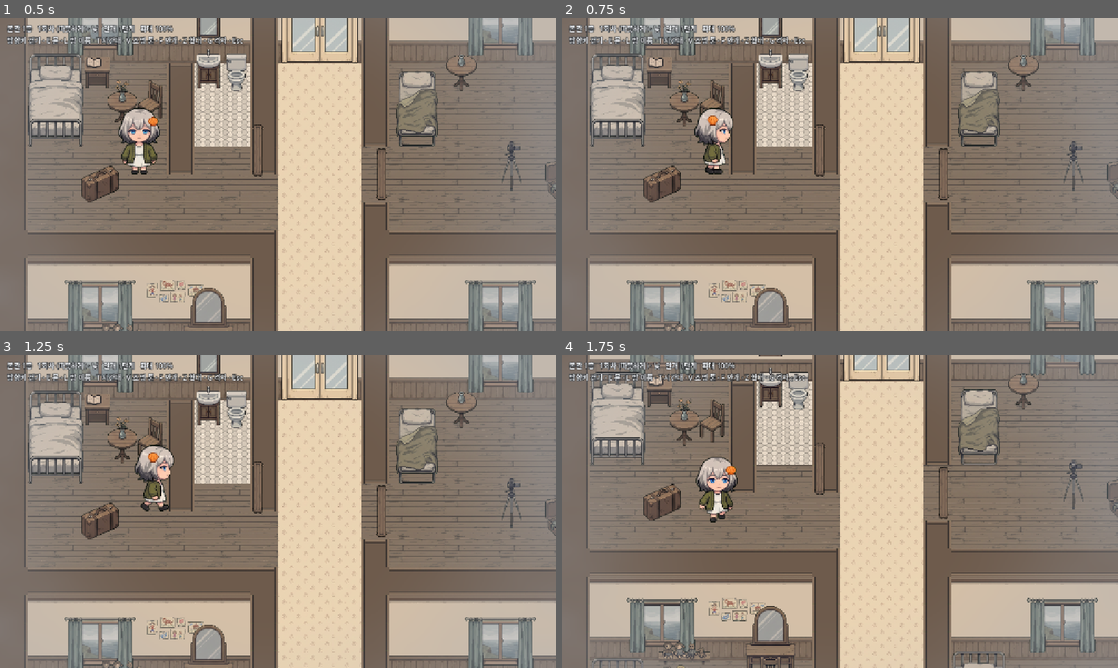
Above: before the commit, frames 1-4 (two rows, left to right).
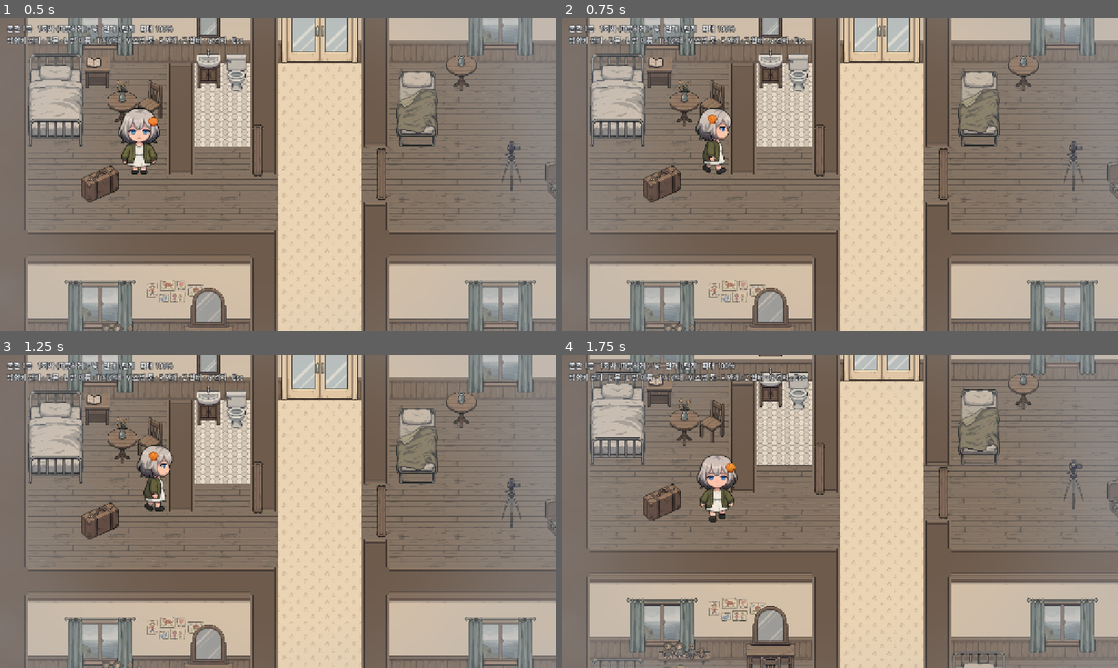
Above: after the commit, the same moments.

Repository: doublejac/7-Garden
Game: Godot game, scene res://scenes/maps/int_main.tscn
Two runs of this game, one before a commit and one after it. Both use one fixed random seed, a clock stepped at 60 frames per second and the inputs below. This scene is started directly instead of the project's main scene.
Inputs (mouse positions are in pixels of both pictures, inside the frame that each line leads up to):
- Up to frame 1 (0.5 s): no input
- Up to frame 2 (0.75 s): tap Enter (ui_accept) at 0.5 s; move the mouse to (962, 158) at 0.52 s; hold Right (ui_right) from 0.53 s (still down); tap 1 at 0.6 s; click (962, 158) at 0.67 s
- Up to frame 3 (1.25 s): keep holding Right (ui_right); tap Enter (ui_accept) at 0.77 s
- Up to frame 4 (1.75 s): move the mouse to (728, 527) at 1.27 s; release Right (ui_right) at 1.28 s; hold Down (ui_down) from 1.28 s (still down); tap 2 at 1.35 s; tap Enter (ui_accept) at 1.52 s

Frame 1 is identical in both runs. In frame 2, 0.6% of the frame differs, in the area x 23-31%, y 28-50%; in frame 3, 0.6%; in frame 4, 0.7%, in the area x 24-32%, y 32-54%.

Commit message:
서하 걷기를 8프레임으로 교체 (초당 10장)
- 새 걷기 시트 seoha_walk8.jpg: 정면·뒷모습·옆모습 각 8칸, 걸음 한 주기
- 정면 4·8번 칸은 눈 감은 그림이라 앞 칸 반복으로 대체 (걸을 때 깜빡임 과다 방지)
- 크기는 같은 방향 정지 동작 기준으로 맞춤

Co-Authored-By: Claude Opus 5.5 <noreply@anthropic.com>
Claude-Session: https://claude.ai/code/session_01MBgVgKbFxkEXND4zuEcjdV

Diff:
--- a/assets/art/characters/seoha/frames.json
+++ b/assets/art/characters/seoha/frames.json
@@ -1,14 +1,14 @@
 {
   "cell": [
     108,
-    159
+    160
   ],
   "animations": {
     "idle": {
       "frames": 8,
       "cell": [
         108,
-        159
+        160
       ],
       "fps": 3,
       "loop": true
@@ -17,7 +17,7 @@
       "frames": 4,
       "cell": [
         108,
-        159
+        160
       ],
       "fps": 3,
       "loop": true
@@ -26,7 +26,7 @@
       "frames": 8,
       "cell": [
         108,
-        159
+        160
       ],
       "fps": 3,
       "loop": true
@@ -35,52 +35,52 @@
       "frames": 8,
       "cell": [
         108,
-        159
+        160
       ],
       "fps": 3,
       "loop": true
     },
     "walk_down": {
-      "frames": 4,
+      "frames": 8,
       "cell": [
         108,
-        159
+        160
       ],
-      "fps": 6,
+      "fps": 10,
       "loop": true
     },
     "walk_up": {
-      "frames": 4,
+      "frames": 8,
       "cell": [
         108,
-        159
+        160
       ],
-      "fps": 6,
+      "fps": 10,
       "loop": true
     },
     "walk_right": {
-      "frames": 4,
+      "frames": 8,
       "cell": [
         108,
-        159
+        160
       ],
-      "fps": 6,
+      "fps": 10,
       "loop": true
     },
     "walk_left": {
-      "frames": 4,
+      "frames": 8,
       "cell": [
         108,
-        159
+        160
       ],
-      "fps": 6,
+      "fps": 10,
       "loop": true
     },
     "take_pill": {
       "frames": 4,
       "cell": [
         108,
-        159
+        160
       ],
       "fps": 2,
       "loop": false
@@ -89,7 +89,7 @@
       "frames": 4,
       "cell": [
         108,
-        159
+        160
       ],
       "fps": 2,
       "loop": false
@@ -98,7 +98,7 @@
       "frames": 4,
       "cell": [
         108,
-        159
+        160
       ],
       "fps": 4,
       "loop": false
@@ -107,7 +107,7 @@
       "frames": 6,
       "cell": [
         108,
-        159
+        160
       ],
       "fps": 3,
       "loop": true
@@ -116,7 +116,7 @@
       "frames": 6,
       "cell": [
         108,
-        159
+        160
       ],
       "fps": 3,
       "loop": true
@@ -125,7 +125,7 @@
       "frames": 6,
       "cell": [
         108,
-        159
+        160
       ],
       "fps": 3,
       "loop": true
--- a/assets/art/characters/seoha/seoha_frames.tres
+++ b/assets/art/characters/seoha/seoha_frames.tres
@@ -17,299 +17,363 @@
 
 [sub_resource type="AtlasTexture" id="AtlasTexture_qrhe1"]
 atlas = ExtResource("1_b8ofo")
-region = Rect2(0, 0, 108, 159)
+region = Rect2(0, 0, 108, 160)
 
 [sub_resource type="AtlasTexture" id="AtlasTexture_8nc5h"]
 atlas = ExtResource("1_b8ofo")
-region = Rect2(108, 0, 108, 159)
+region = Rect2(108, 0, 108, 160)
 
 [sub_resource type="AtlasTexture" id="AtlasTexture_f43j3"]
 atlas = ExtResource("1_b8ofo")
-region = Rect2(216, 0, 108, 159)
+region = Rect2(216, 0, 108, 160)
 
 [sub_resource type="AtlasTexture" id="AtlasTexture_1ctn6"]
 atlas = ExtResource("1_b8ofo")
-region = Rect2(324, 0, 108, 159)
+region = Rect2(324, 0, 108, 160)
 
 [sub_resource type="AtlasTexture" id="AtlasTexture_pjhv6"]
 atlas = ExtResource("1_b8ofo")
-region = Rect2(432, 0, 108, 159)
+region = Rect2(432, 0, 108, 160)
 
 [sub_resource type="AtlasTexture" id="AtlasTexture_x7uw0"]
 atlas = ExtResource("1_b8ofo")
-region = Rect2(540, 0, 108, 159)
+region = Rect2(540, 0, 108, 160)
 
 [sub_resource type="AtlasTexture" id="AtlasTexture_syiug"]
 atlas = ExtResource("2_0vwkc")
-region = Rect2(0, 0, 108, 159)
+region = Rect2(0, 0, 108, 160)
 
 [sub_resource type="AtlasTexture" id="AtlasTexture_1w6uh"]
 atlas = ExtResource("2_0vwkc")
-region = Rect2(108, 0, 108, 159)
+region = Rect2(108, 0, 108, 160)
 
 [sub_resource type="AtlasTexture" id="AtlasTexture_vyqxl"]
 atlas = ExtResource("2_0vwkc")
-region = Rect2(216, 0, 108, 159)
+region = Rect2(216, 0, 108, 160)
 
 [sub_resource type="AtlasTexture" id="AtlasTexture_8s7ui"]
 atlas = ExtResource("2_0vwkc")
-region = Rect2(324, 0, 108, 159)
+region = Rect2(324, 0, 108, 160)
 
 [sub_resource type="AtlasTexture" id="AtlasTexture_roj6p"]
 atlas = ExtResource("2_0vwkc")
-region = Rect2(432, 0, 108, 159)
+region = Rect2(432, 0, 108, 160)
 
 [sub_resource type="AtlasTexture" id="AtlasTexture_v1ets"]
 atlas = ExtResource("2_0vwkc")
-region = Rect2(540, 0, 108, 159)
+region = Rect2(540, 0, 108, 160)
 
 [sub_resource type="AtlasTexture" id="AtlasTexture_8plgb"]
 atlas = ExtResource("3_bxsaa")
-region = Rect2(0, 0, 108, 159)
+region = Rect2(0, 0, 108, 160)
 
 [sub_resource type="AtlasTexture" id="AtlasTexture_kdnnf"]
 atlas = ExtResource("3_bxsaa")
-region = Rect2(108, 0, 108, 159)
+region = Rect2(108, 0, 108, 160)
 
 [sub_resource type="AtlasTexture" id="AtlasTexture_2o1rr"]
 atlas = ExtResource("3_bxsaa")
-region = Rect2(216, 0, 108, 159)
+region = Rect2(216, 0, 108, 160)
 
 [sub_resource type="AtlasTexture" id="AtlasTexture_rcrcf"]
 atlas = ExtResource("3_bxsaa")
-region = Rect2(324, 0, 108, 159)
+region = Rect2(324, 0, 108, 160)
 
 [sub_resource type="AtlasTexture" id="AtlasTexture_nywew"]
 atlas = ExtResource("3_bxsaa")
-region = Rect2(432, 0, 108, 159)
+region = Rect2(432, 0, 108, 160)
 
 [sub_resource type="AtlasTexture" id="AtlasTexture_2hmoo"]
 atlas = ExtResource("3_bxsaa")
-region = Rect2(540, 0, 108, 159)
+region = Rect2(540, 0, 108, 160)
 
 [sub_resource type="AtlasTexture" id="AtlasTexture_kxjyp"]
 atlas = ExtResource("4_bobue")
-region = Rect2(0, 0, 108, 159)
+region = Rect2(0, 0, 108, 160)
 
 [sub_resource type="AtlasTexture" id="AtlasTexture_g06ac"]
 atlas = ExtResource("4_bobue")
-region = Rect2(108, 0, 108, 159)
+region = Rect2(108, 0, 108, 160)
 
 [sub_resource type="AtlasTexture" id="AtlasTexture_nqax4"]
 atlas = ExtResource("4_bobue")
-region = Rect2(216, 0, 108, 159)
+region = Rect2(216, 0, 108, 160)
 
 [sub_resource type="AtlasTexture" id="AtlasTexture_4dev5"]
 atlas = ExtResource("4_bobue")
-region = Rect2(324, 0, 108, 159)
+region = Rect2(324, 0, 108, 160)
 
 [sub_resource type="AtlasTexture" id="AtlasTexture_0o7kt"]
 atlas = ExtResource("5_lp3mf")
-region = Rect2(0, 0, 108, 159)
+region = Rect2(0, 0, 108, 160)
 
 [sub_resource type="AtlasTexture" id="AtlasTexture_s8s0s"]
 atlas = ExtResource("5_lp3mf")
-region = Rect2(108, 0, 108, 159)
+region = Rect2(108, 0, 108, 160)
 
 [sub_resource type="AtlasTexture" id="AtlasTexture_4acyn"]
 atlas = ExtResource("5_lp3mf")
-region = Rect2(216, 0, 108, 159)
+region = Rect2(216, 0, 108, 160)
 
 [sub_resource type="AtlasTexture" id="AtlasTexture_ebx31"]
 atlas = ExtResource("5_lp3mf")
-region = Rect2(324, 0, 108, 159)
+region = Rect2(324, 0, 108, 160)
 
 [sub_resource type="AtlasTexture" id="AtlasTexture_iudef"]
 atlas = ExtResource("5_lp3mf")
-region = Rect2(432, 0, 108, 159)
+region = Rect2(432, 0, 108, 160)
 
 [sub_resource type="AtlasTexture" id="AtlasTexture_t8qab"]
 atlas = ExtResource("5_lp3mf")
-region = Rect2(540, 0, 108, 159)
+region = Rect2(540, 0, 108, 160)
 
 [sub_resource type="AtlasTexture" id="AtlasTexture_t8re6"]
 atlas = ExtResource("5_lp3mf")
-region = Rect2(648, 0, 108, 159)
+region = Rect2(648, 0, 108, 160)
 
 [sub_resource type="AtlasTexture" id="AtlasTexture_55abl"]
 atlas = ExtResource("5_lp3mf")
-region = Rect2(756, 0, 108, 159)
+region = Rect2(756, 0, 108, 160)
 
 [sub_resource type="AtlasTexture" id="AtlasTexture_24l5q"]
 atlas = ExtResource("6_blamt")
-region = Rect2(0, 0, 108, 159)
+region = Rect2(0, 0, 108, 160)
 
 [sub_resource type="AtlasTexture" id="AtlasTexture_lxj6m"]
 atlas = ExtResource("6_blamt")
-region = Rect2(108, 0, 108, 159)
+region = Rect2(108, 0, 108, 160)
 
 [sub_resource type="AtlasTexture" id="AtlasTexture_o75gl"]
 atlas = ExtResource("6_blamt")
-region = Rect2(216, 0, 108, 159)
+region = Rect2(216, 0, 108, 160)
 
 [sub_resource type="AtlasTexture" id="AtlasTexture_dqqn2"]
 atlas = ExtResource("6_blamt")
-region = Rect2(324, 0, 108, 159)
+region = Rect2(324, 0, 108, 160)
 
 [sub_resource type="AtlasTexture" id="AtlasTexture_ox67l"]
 atlas = ExtResource("6_blamt")
-region = Rect2(432, 0, 108, 159)
+region = Rect2(432, 0, 108, 160)
 
 [sub_resource type="AtlasTexture" id="AtlasTexture_g8rep"]
 atlas = ExtResource("6_blamt")
-region = Rect2(540, 0, 108, 159)
+region = Rect2(540, 0, 108, 160)
 
 [sub_resource type="AtlasTexture" id="AtlasTexture_wq15x"]
 atlas = ExtResource("6_blamt")
-region = Rect2(648, 0, 108, 159)
+region = Rect2(648, 0, 108, 160)
 
 [sub_resource type="AtlasTexture" id="AtlasTexture_5e7bo"]
 atlas = ExtResource("6_blamt")
-region = Rect2(756, 0, 108, 159)
+region = Rect2(756, 0, 108, 160)
 
 [sub_resource type="AtlasTexture" id="AtlasTexture_vdtr2"]
 atlas = ExtResource("7_kdsel")
-region = Rect2(0, 0, 108, 159)
+region = Rect2(0, 0, 108, 160)
 
 [sub_resource type="AtlasTexture" id="AtlasTexture_6jsvv"]
 atlas = ExtResource("7_kdsel")
-region = Rect2(108, 0, 108, 159)
+region = Rect2(108, 0, 108, 160)
 
 [sub_resource type="AtlasTexture" id="AtlasTexture_6fj24"]
 atlas = ExtResource("7_kdsel")
-region = Rect2(216, 0, 108, 159)
+region = Rect2(216, 0, 108, 160)
 
 [sub_resource type="AtlasTexture" id="AtlasTexture_inhj0"]
 atlas = ExtResource("7_kdsel")
-region = Rect2(324, 0, 108, 159)
+region = Rect2(324, 0, 108, 160)
 
 [sub_resource type="AtlasTexture" id="AtlasTexture_by5l8"]
 atlas = ExtResource("7_kdsel")
-region = Rect2(432, 0, 108, 159)
+region = Rect2(432, 0, 108, 160)
 
 [sub_resource type="AtlasTexture" id="AtlasTexture_aebto"]
 atlas = ExtResource("7_kdsel")
-region = Rect2(540, 0, 108, 159)
+region = Rect2(540, 0, 108, 160)
 
 [sub_resource type="AtlasTexture" id="AtlasTexture_jkuqe"]
 atlas = ExtResource("7_kdsel")
-region = Rect2(648, 0, 108, 159)
+region = Rect2(648, 0, 108, 160)
 
 [sub_resource type="AtlasTexture" id="AtlasTexture_k7637"]
 atlas = ExtResource("7_kdsel")
-region = Rect2(756, 0, 108, 159)
+region = Rect2(756, 0, 108, 160)
 
 [sub_resource type="AtlasTexture" id="AtlasTexture_rwa0e"]
 atlas = ExtResource("8_q00i1")
-region = Rect2(0, 0, 108, 159)
+region = Rect2(0, 0, 108, 160)
 
 [sub_resource type="AtlasTexture" id="AtlasTexture_leo5k"]
 atlas = ExtResource("8_q00i1")
-region = Rect2(108, 0, 108, 159)
+region = Rect2(108, 0, 108, 160)
 
 [sub_resource type="AtlasTexture" id="AtlasTexture_uie31"]
 atlas = ExtResource("8_q00i1")
-region = Rect2(216, 0, 108, 159)
+region = Rect2(216, 0, 108, 160)
 
 [sub_resource type="AtlasTexture" id="AtlasTexture_2clj3"]
 atlas = ExtResource("8_q00i1")
-region = Rect2(324, 0, 108, 159)
+region = Rect2(324, 0, 108, 160)
 
 [sub_resource type="AtlasTexture" id="AtlasTexture_ni6ol"]
 atlas = ExtResource("9_8n5ts")
-region = Rect2(0, 0, 108, 159)
+region = Rect2(0, 0, 108, 160)
 
 [sub_resource type="AtlasTexture" id="AtlasTexture_hfnqg"]
 atlas = ExtResource("9_8n5ts")
-region = Rect2(108, 0, 108, 159)
+region = Rect2(108, 0, 108, 160)
 
 [sub_resource type="AtlasTexture" id="AtlasTexture_3rg7t"]
 atlas = ExtResource("9_8n5ts")
-region = Rect2(216, 0, 108, 159)
+region = Rect2(216, 0, 108, 160)
 
 [sub_resource type="AtlasTexture" id="AtlasTexture_o2j00"]
 atlas = ExtResource("9_8n5ts")
-region = Rect2(324, 0, 108, 159)
+region = Rect2(324, 0, 108, 160)
 
 [sub_resource type="AtlasTexture" id="AtlasTexture_wkimq"]
 atlas = ExtResource("10_top4t")
-region = Rect2(0, 0, 108, 159)
+region = Rect2(0, 0, 108, 160)
 
 [sub_resource type="AtlasTexture" id="AtlasTexture_rgr7x"]
 atlas = ExtResource("10_top4t")
-region = Rect2(108, 0, 108, 159)
+region = Rect2(108, 0, 108, 160)
 
 [sub_resource type="AtlasTexture" id="AtlasTexture_3m5h6"]
 atlas = ExtResource("10_top4t")
-region = Rect2(216, 0, 108, 159)
+region = Rect2(216, 0, 108, 160)
 
 [sub_resource type="AtlasTexture" id="AtlasTexture_n1pt0"]
 atlas = ExtResource("10_top4t")
-region = Rect2(324, 0, 108, 159)
+region = Rect2(324, 0, 108, 160)
 
 [sub_resource type="AtlasTexture" id="AtlasTexture_h326s"]
 atlas = ExtResource("11_q2p2l")
-region = Rect2(0, 0, 108, 159)
+region = Rect2(0, 0, 108, 160)
 
 [sub_resource type="AtlasTexture" id="AtlasTexture_0ol2u"]
 atlas = ExtResource("11_q2p2l")
-region = Rect2(108, 0, 108, 159)
+region = Rect2(108, 0, 108, 160)
 
 [sub_resource type="AtlasTexture" id="AtlasTexture_vatdd"]
 atlas = ExtResource("11_q2p2l")
-region = Rect2(216, 0, 108, 159)
+region = Rect2(216, 0, 108, 160)
 
 [sub_resource type="AtlasTexture" id="AtlasTexture_mmfyw"]
 atlas = ExtResource("11_q2p2l")
-region = Rect2(324, 0, 108, 159)
+region = Rect2(324, 0, 108, 160)
 
 [sub_resource type="AtlasTexture" id="AtlasTexture_vjeia"]
+atlas = ExtResource("11_q2p2l")
+region = Rect2(432, 0, 108, 160)
+
+[sub_resource type="AtlasTexture" id="AtlasTexture_txxc1"]
+atlas = ExtResource("11_q2p2l")
+region = Rect2(540, 0, 108, 160)
+
+[sub_resource type="AtlasTexture" id="AtlasTexture_08hc1"]
+atlas = ExtResource("11_q2p2l")
+region = Rect2(648, 0, 108, 160)
+
+[sub_resource type="AtlasTexture" id="AtlasTexture_rkwlc"]
+atlas = ExtResource("11_q2p2l")
+region = Rect2(756, 0, 108, 160)
+
+[sub_resource type="AtlasTexture" id="AtlasTexture_ktprn"]
 atlas = ExtResource("12_aide2")
-region = Rect2(0, 0, 108, 159)
-
-[sub_resource type="AtlasTexture" id="AtlasTexture_txxc1"]
+region = Rect2(0, 0, 108, 160)
+
+[sub_resource type="AtlasTexture" id="AtlasTexture_wtpyu"]
 atlas = ExtResource("12_aide2")
-region = Rect2(108, 0, 108, 159)
-
-[sub_resource type="AtlasTexture" id="AtlasTexture_08hc1"]
+region = Rect2(108, 0, 108, 160)
+
+[sub_resource type="AtlasTexture" id="AtlasTexture_0tlno"]
 atlas = ExtResource("12_aide2")
-region = Rect2(216, 0, 108, 159)
-
-[sub_resource type="AtlasTexture" id="AtlasTexture_rkwlc"]
+region = Rect2(216, 0, 108, 160)
+
+[sub_resource type="AtlasTexture" id="AtlasTexture_1gdox"]
 atlas = ExtResource("12_aide2")
-region = Rect2(324, 0, 108, 159)
-
-[sub_resource type="AtlasTexture" id="AtlasTexture_ktprn"]
+region = Rect2(324, 0, 108, 160)
+
+[sub_resource type="AtlasTexture" id="AtlasTexture_dbl3c"]
+atlas = ExtResource("12_aide2")
+region = Rect2(432, 0, 108, 160)
+
+[sub_resource type="AtlasTexture" id="AtlasTexture_ruhld"]
+atlas = ExtResource("12_aide2")
+region = Rect2(540, 0, 108, 160)
+
+[sub_resource type="AtlasTexture" id="AtlasTexture_eqqg7"]
+atlas = ExtResource("12_aide2")
+region = Rect2(648, 0, 108, 160)
+
+[sub_resource type="AtlasTexture" id="AtlasTexture_d1i70"]
+atlas = ExtResource("12_aide2")
+region = Rect2(756, 0, 108, 160)
+
+[sub_resource type="AtlasTexture" id="AtlasTexture_6u6fj"]
 atlas = ExtResource("13_iqsbm")
-region = Rect2(0, 0, 108, 159)
-
-[sub_resource type="AtlasTexture" id="AtlasTexture_wtpyu"]
+region = Rect2(0, 0, 108, 160)
+
+[sub_resource type="AtlasTexture" id="AtlasTexture_8xxqf"]
 atlas = ExtResource("13_iqsbm")
-region = Rect2(108, 0, 108, 159)
-
-[sub_resource type="AtlasTexture" id="AtlasTexture_0tlno"]
+region = Rect2(108, 0, 108, 160)
+
+[sub_resource type="AtlasTexture" id="AtlasTexture_w8u7g"]
 atlas = ExtResource("13_iqsbm")
-region = Rect2(216, 0, 108, 159)
-
-[sub_resource type="AtlasTexture" id="AtlasTexture_1gdox"]
+region = Rect2(216, 0, 108, 160)
+
+[sub_resource type="AtlasTexture" id="AtlasTexture_04ud2"]
 atlas = ExtResource("13_iqsbm")
-region = Rect2(324, 0, 108, 159)
-
-[sub_resource type="AtlasTexture" id="AtlasTexture_dbl3c"]
+region = Rect2(324, 0, 108, 160)
+
+[sub_resource type="AtlasTexture" id="AtlasTexture_hx2ar"]
+atlas = ExtResource("13_iqsbm")
+region = Rect2(432, 0, 108, 160)
+
+[sub_resource type="AtlasTexture" id="AtlasTexture_6ju6e"]
+atlas = ExtResource("13_iqsbm")
+region = Rect2(540, 0, 108, 160)
+
+[sub_resource type="AtlasTexture" id="AtlasTexture_cgdef"]
+atlas = ExtResource("13_iqsbm")
+region = Rect2(648, 0, 108, 160)
+
+[sub_resource type="AtlasTexture" id="AtlasTexture_qyfpe"]
+atlas = ExtResource("13_iqsbm")
+region = Rect2(756, 0, 108, 160)
+
+[sub_resource type="AtlasTexture" id="AtlasTexture_duois"]
 atlas = ExtResource("14_xdv6o")
-region = Rect2(0, 0, 108, 159)
-
-[sub_resource type="AtlasTexture" id="AtlasTexture_ruhld"]
+region = Rect2(0, 0, 108, 160)
+
+[sub_resource type="AtlasTexture" id="AtlasTexture_0spt8"]
 atlas = ExtResource("14_xdv6o")
-region = Rect2(108, 0, 108, 159)
-
-[sub_resource type="AtlasTexture" id="AtlasTexture_eqqg7"]
+region = Rect2(108, 0, 108, 160)
+
+[sub_resource type="AtlasTexture" id="AtlasTexture_fl0ij"]
 atlas = ExtResource("14_xdv6o")
-region = Rect2(216, 0, 108, 159)
-
-[sub_resource type="AtlasTexture" id="AtlasTexture_d1i70"]
+region = Rect2(216, 0, 108, 160)
+
+[sub_resource type="AtlasTexture" id="AtlasTexture_q3abd"]
 atlas = ExtResource("14_xdv6o")
-region = Rect2(324, 0, 108, 159)
+region = Rect2(324, 0, 108, 160)
+
+[sub_resource type="AtlasTexture" id="AtlasTexture_c1nul"]
+atlas = ExtResource("14_xdv6o")
+region = Rect2(432, 0, 108, 160)
+
+[sub_resource type="AtlasTexture" id="AtlasTexture_84xek"]
+atlas = ExtResource("14_xdv6o")
+region = Rect2(540, 0, 108, 160)
+
+[sub_resource type="AtlasTexture" id="AtlasTexture_j3twp"]
+atlas = ExtResource("14_xdv6o")
+region = Rect2(648, 0, 108, 160)
+
+[sub_resource type="AtlasTexture" id="AtlasTexture_itgsm"]
+atlas = ExtResource("14_xdv6o")
+region = Rect2(756, 0, 108, 160)
 
 [resource]
 animations = [{
@@ -549,59 +613,107 @@
 }, {
 "duration": 1.0,
 "texture": SubResource("AtlasTexture_mmfyw")
+}, {
+"duration": 1.0,
+"texture": SubResource("AtlasTexture_vjeia")
+}, {
+"duration": 1.0,
+"texture": SubResource("AtlasTexture_txxc1")
+}, {
+"duration": 1.0,
+"texture": SubResource("AtlasTexture_08hc1")
+}, {
+"duration": 1.0,
+"texture": SubResource("AtlasTexture_rkwlc")
 }],
 "loop": 1,
 "name": &"walk_down",
-"speed": 6.0
-}, {
-"frames": [{
-"duration": 1.0,
-"texture": SubResource("AtlasTexture_vjeia")
-}, {
-"duration": 1.0,
-"texture": SubResource("AtlasTexture_txxc1")
-}, {
-"duration": 1.0,
-"texture": SubResource("AtlasTexture_08hc1")
-}, {
-"duration": 1.0,
-"texture": SubResource("AtlasTexture_rkwlc")
+"speed": 10.0
+}, {
+"frames": [{
+"duration": 1.0,
+"texture": SubResource("AtlasTexture_ktprn")
+}, {
+"duration": 1.0,
+"texture": SubResource("AtlasTexture_wtpyu")
+}, {
+"duration": 1.0,
+"texture": SubResource("AtlasTexture_0tlno")
+}, {
+"duration": 1.0,
+"texture": SubResource("AtlasTexture_1gdox")
+}, {
+"duration": 1.0,
+"texture": SubResource("AtlasTexture_dbl3c")
+}, {
+"duration": 1.0,
+"texture": SubResource("AtlasTexture_ruhld")
+}, {
+"duration": 1.0,
+"texture": SubResource("AtlasTexture_eqqg7")
+}, {
+"duration": 1.0,
+"texture": SubResource("AtlasTexture_d1i70")
 }],
 "loop": 1,
 "name": &"walk_left",
-"speed": 6.0
-}, {
-"frames": [{
-"duration": 1.0,
-"texture": SubResource("AtlasTexture_ktprn")
-}, {
-"duration": 1.0,
-"texture": SubResource("AtlasTexture_wtpyu")
-}, {
-"duration": 1.0,
-"texture": SubResource("AtlasTexture_0tlno")
-}, {
-"duration": 1.0,
-"texture": SubResource("AtlasTexture_1gdox")
+"speed": 10.0
+}, {
+"frames": [{
+"duration": 1.0,
+"texture": SubResource("AtlasTexture_6u6fj")
+}, {
+"duration": 1.0,
+"texture": SubResource("AtlasTexture_8xxqf")
+}, {
+"duration": 1.0,
+"texture": SubResource("AtlasTexture_w8u7g")
+}, {
+"duration": 1.0,
+"texture": SubResource("AtlasTexture_04ud2")
+}, {
+"duration": 1.0,
+"texture": SubResource("AtlasTexture_hx2ar")
+}, {
+"duration": 1.0,
+"texture": SubResource("AtlasTexture_6ju6e")
+}, {
+"duration": 1.0,
+"texture": SubResource("AtlasTexture_cgdef")
+}, {
+"duration": 1.0,
+"texture": SubResource("AtlasTexture_qyfpe")
 }],
 "loop": 1,
 "name": &"walk_right",
-"speed": 6.0
-}, {
-"frames": [{
-"duration": 1.0,
-"texture": SubResource("AtlasTexture_dbl3c")
-}, {
-"duration": 1.0,
-"texture": SubResource("AtlasTexture_ruhld")
-}, {
-"duration": 1.0,
-"texture": SubResource("AtlasTexture_eqqg7")
-}, {
-"duration": 1.0,
-"texture": SubResource("AtlasTexture_d1i70")
+"speed": 10.0
+}, {
+"frames": [{
+"duration": 1.0,
+"texture": SubResource("AtlasTexture_duois")
+}, {
+"duration": 1.0,
+"texture": SubResource("AtlasTexture_0spt8")
+}, {
+"duration": 1.0,
+"texture": SubResource("AtlasTexture_fl0ij")
+}, {
+"duration": 1.0,
+"texture": SubResource("AtlasTexture_q3abd")
+}, {
+"duration": 1.0,
+"texture": SubResource("AtlasTexture_c1nul")
+}, {
+"duration": 1.0,
+"texture": SubResource("AtlasTexture_84xek")
+}, {
+"duration": 1.0,
+"texture": SubResource("AtlasTexture_j3twp")
+}, {
+"duration": 1.0,
+"texture": SubResource("AtlasTexture_itgsm")
 }],
 "loop": 1,
 "name": &"walk_up",
-"speed": 6.0
+"speed": 10.0
 }]
--- a/scenes/characters/seoha.tscn
+++ b/scenes/characters/seoha.tscn
@@ -8,5 +8,5 @@
 animation = &"idle"
 autoplay = "idle"
 texture_filter = 2
-offset = Vector2(0, -77.5)
+offset = Vector2(0, -78)
 script = ExtResource("1_script")
--- a/tools/sprite_cleanup/seoha_v3.json
+++ b/tools/sprite_cleanup/seoha_v3.json
@@ -1,7 +1,8 @@
 {
   "sheets": {
     "base": "src/v3/seoha_base.jpg",
-    "story1": "src/v3/seoha_story1.jpg"
+    "story1": "src/v3/seoha_story1.jpg",
+    "walk8": "src/v3/seoha_walk8.jpg"
   },
   "reference": {
     "animation": "idle",
@@ -137,29 +138,49 @@
     },
     {
       "name": "walk_down",
-      "fps": 6,
+      "fps": 10,
       "pin": 1,
       "normalize": "head",
       "frames": [
         [
-          "base",
-          0,
-          0
-        ],
-        [
-          "base",
-          0,
-          1
-        ],
-        [
-          "base",
-          0,
-          2
-        ],
-        [
-          "base",
-          0,
-          3
+          "walk8",
+          0,
+          0
+        ],
+        [
+          "walk8",
+          0,
+          1
+        ],
+        [
+          "walk8",
+          0,
+          2
+        ],
+        [
+          "walk8",
+          0,
+          2
+        ],
+        [
+          "walk8",
+          0,
+          4
+        ],
+        [
+          "walk8",
+          0,
+          5
+        ],
+        [
+          "walk8",
+          0,
+          6
+        ],
+        [
+          "walk8",
+          0,
+          6
         ]
       ],
       "head_ref": "idle",
@@ -167,29 +188,49 @@
     },
     {
       "name": "walk_up",
-      "fps": 6,
+      "fps": 10,
       "pin": -1,
       "normalize": "head",
       "frames": [
         [
-          "base",
-          1,
-          0
-        ],
-        [
-          "base",
-          1,
-          1
-        ],
-        [
-          "base",
-          1,
-          2
-        ],
-        [
-          "base",
-          1,
-          3
+          "walk8",
+          1,
+          0
+        ],
+        [
+          "walk8",
+          1,
+          1
+        ],
+        [
+          "walk8",
+          1,
+          2
+        ],
+        [
+          "walk8",
+          1,
+          3
+        ],
+        [
+          "walk8",
+          1,
+          4
+        ],
+        [
+          "walk8",
+          1,
+          5
+        ],
+        [
+          "walk8",
+          1,
+          6
+        ],
+        [
+          "walk8",
+          1,
+          7
         ]
       ],
       "head_ref": "idle_up",
@@ -197,30 +238,50 @@
     },
     {
       "name": "walk_right",
-      "fps": 6,
+      "fps": 10,
       "face": 1,
       "mirror_as": "walk_left",
       "normalize": "head",
       "frames": [
         [
-          "base",
-          2,
-          0
-        ],
-        [
-          "base",
-          2,
-          1
-        ],
-        [
-          "base",
-          2,
-          2
-        ],
-        [
-          "base",
-          2,
-          3
+          "walk8",
+          2,
+          0
+        ],
+        [
+          "walk8",
+          2,
+          1
+        ],
+        [
+          "walk8",
+          2,
+          2
+        ],
+        [
+          "walk8",
+          2,
+          3
+        ],
+        [
+          "walk8",
+          2,
+          4
+        ],
+        [
+          "walk8",
+          2,
+          5
+        ],
+        [
+          "walk8",
+          2,
+          6
+        ],
+        [
+          "walk8",
+          2,
+          7
         ]
       ],
       "head_ref": "idle_right",
Binary file changed: assets/art/characters/seoha/cry.png
Binary file changed: assets/art/characters/seoha/cry_left.png
Binary file changed: assets/art/characters/seoha/cry_right.png
Binary file changed: assets/art/characters/seoha/hide_pill.png
Binary file changed: assets/art/characters/seoha/idle.png
Binary file changed: assets/art/characters/seoha/idle_left.png
Binary file changed: assets/art/characters/seoha/idle_right.png
Binary file changed: assets/art/characters/seoha/idle_up.png
Binary file changed: assets/art/characters/seoha/startle.png
Binary file changed: assets/art/characters/seoha/take_pill.png
Binary file changed: assets/art/characters/seoha/walk_down.png
Binary file changed: assets/art/characters/seoha/walk_left.png
(and 3 more such lines)
